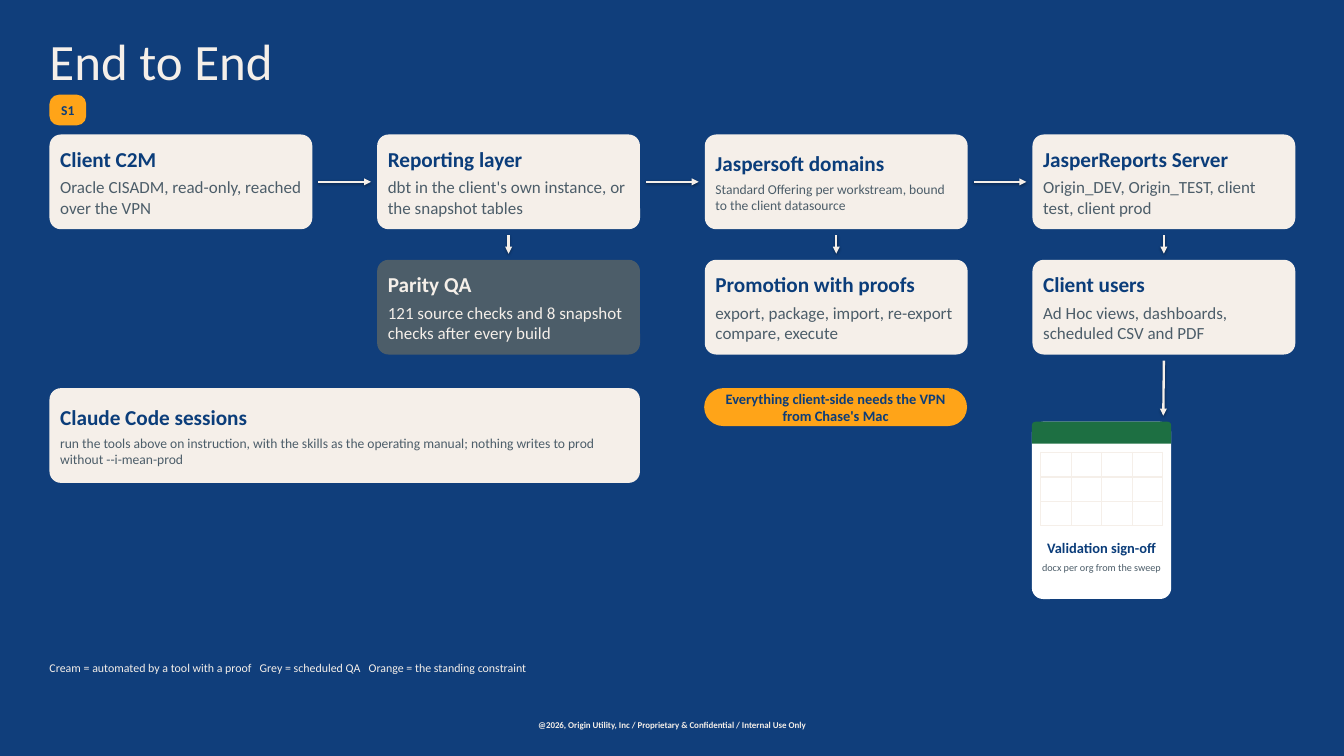
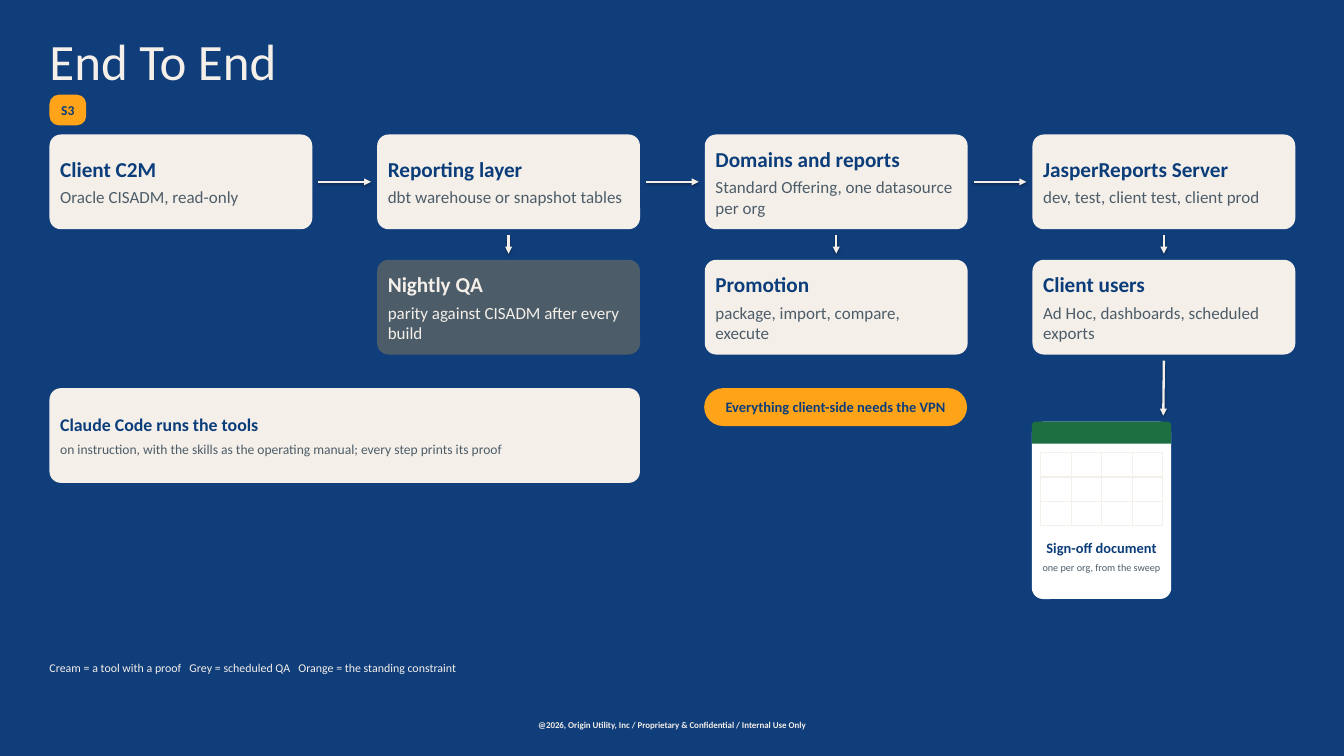
Before and after one commit to chasepowers59/OriginBA, a slide deck: slide 4 of jaspersoft/docs/OriginBA_Automated_Deployment.pptx (slide 3 before the commit). Drawn at 1344x756 pixels with LibreOffice and Linux fonts; fonts in the diff are those of the drawing; background and template pictures are left out; a plain dark background stands for a picture behind light text. Boxes give left, top, right and bottom in pixels: in the first picture for what was removed or moved away, otherwise in the second. Text is boxed around its words. In the diff, an @@ line names an element or a change of style, - is before the commit and + after.

Commit message:
Deployment deck restructured for presentation: one-picture overview, by-hand-vs-now, how AI runs it with the learning loop, worked example, proof strips

```diff
--- a/jaspersoft/docs/OriginBA_Automated_Deployment.pptx
+++ b/jaspersoft/docs/OriginBA_Automated_Deployment.pptx
@@ text at <box>49,44,276,81</box>: text changed @@
-End to End
+End To End
@@ text in rounded rectangle at <box>61,106,74,115</box>: text changed @@
-S1
+S3
@@ text in rounded rectangle at <box>715,152,952,217</box>: text changed; size 16 to 20 pt @@
-Jaspersoft domains
-Standard Offering per workstream, bound to the client datasource
+Domains and reports
+Standard Offering, one datasource per org
@@ text in rounded rectangle at <box>60,191,238,206</box>: text changed @@
-Oracle CISADM, read-only, reached over the VPN
+Oracle CISADM, read-only
@@ text in rounded rectangle at <box>388,191,623,206</box>: text changed @@
-dbt in the client's own instance, or the snapshot tables
+dbt warehouse or snapshot tables
@@ text in rounded rectangle at <box>1043,191,1259,206</box>: text changed @@
-Origin_DEV, Origin_TEST, client test, client prod
+dev, test, client test, client prod
@@ text in rounded rectangle at <box>388,277,619,339</box>: text changed @@
-Parity QA
-121 source checks and 8 snapshot checks after every build
+Nightly QA
+parity against CISADM after every build
@@ text in rounded rectangle at <box>715,277,900,339</box>: text changed @@
-Promotion with proofs
-export, package, import, re-export compare, execute
+Promotion
+package, import, compare, execute
@@ text in rounded rectangle at <box>1043,307,1259,342</box>: text changed @@
-Ad Hoc views, dashboards, scheduled CSV and PDF
+Ad Hoc, dashboards, scheduled exports
@@ text in rounded rectangle at <box>60,418,502,457</box>: text changed @@
-Claude Code sessions
-run the tools above on instruction, with the skills as the operating manual; nothing writes to prod without --i-mean-prod
+Claude Code runs the tools
+on instruction, with the skills as the operating manual; every step prints its proof
@@ text in rounded rectangle at <box>726,402,946,415</box>: text changed @@
-Everything client-side needs the VPN from Chase's Mac
+Everything client-side needs the VPN
@@ text at <box>1043,543,1161,573</box>: text changed @@
-Validation sign-off
-docx per org from the sweep
+Sign-off document
+one per org, from the sweep
@@ text at <box>49,663,456,674</box>: text changed @@
-Cream = automated by a tool with a proof Grey = scheduled QA Orange = the standing constraint
+Cream = a tool with a proof Grey = scheduled QA Orange = the standing constraint
```
Also in this commit, not shown: 11 other slides changed, 4 slides added, 1 slide removed, 2 other files.
